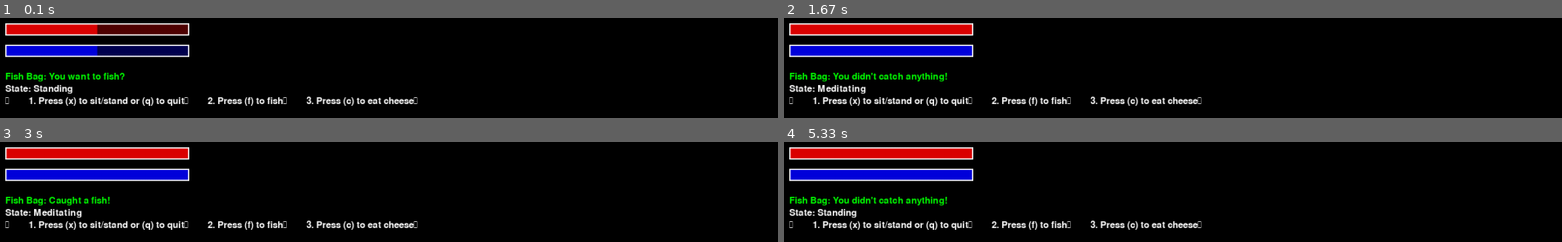
Above: before the commit, frames 1-4 (two rows, left to right).
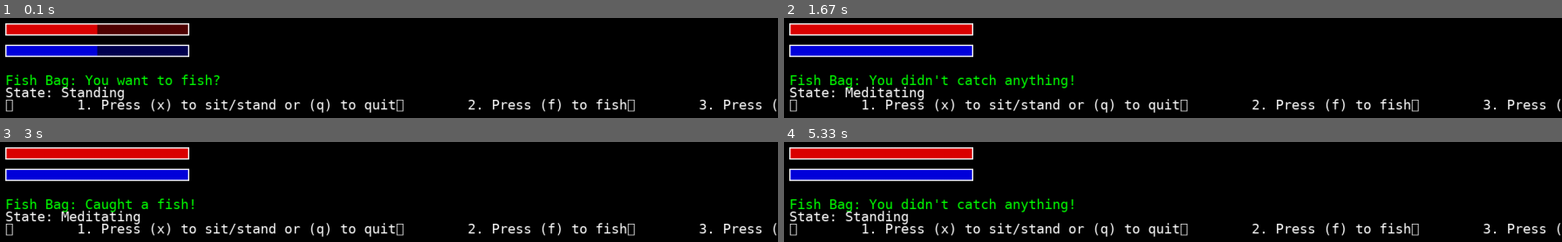
Above: after the commit, the same moments.

Repository: Sanguine-Hexcraft/arcanum
Game: pygame game, started from regeneration/regen_class.py
Two runs of this game, one before a commit and one after it. Both use one fixed random seed, a clock stepped at 60 frames per second and the inputs below.
Inputs:
- Up to frame 1 (0.1 s): no input
- Up to frame 2 (1.67 s): tap C at 0.33 s; tap F at 0.67 s; tap X at 1 s
- Up to frame 3 (3 s): tap X at 1.9, 2.2 s; tap F at 1.98 s
- Up to frame 4 (5.33 s): tap X at 3.47, 4.23, 5.3 s; tap F at 3.55 s

The runs differ from the first frame. In frame 1, 6.8% of the frame differs, in the area x 0-100%, y 54-95%; in frame 2, 7.5%; in frame 3, 6.8%; in frame 4, 7.3%.

Commit message:
experiments with font selection and testing

Diff:
--- a/regeneration/regen_class.py
+++ b/regeneration/regen_class.py
@@ -6,9 +6,11 @@
 screen = pygame.display.set_mode((1280, 720))
 pygame.display.set_caption("Regenerator")
 clock = pygame.time.Clock()
-font = pygame.font.SysFont(None, 22)
+font = pygame.font.SysFont("dejavusansmono", 22)
+font_list = pygame.sysfont.get_fonts
 
-
+#for font in font_list():
+    #print(font)
 
 # ------ Player Class -------
 class Player:
@@ -38,8 +40,8 @@
             return "You didn't catch anything!"
 
     def cheese(self):
-        self.hp = 200
-        self.mana = 200
+        self.hp = self.max_hp
+        self.mana = self.max_mana
 
 # ------ Create Player ------
 player = Player()
@@ -51,7 +53,7 @@
 BAR_X = 20
 HP_Y = 50
 MANA_Y = 85
-FISH_RESULT = "You want to fish?"
+fish_result = "You want to fish?"
 
 # ------ Main Loop ------
 running = True
@@ -73,7 +75,7 @@
                 running = False
 
             if event.key == pygame.K_f:
-                FISH_RESULT = player.fish()
+                fish_result = player.fish()
 
             if event.key == pygame.K_c:
                 player.cheese()
@@ -100,7 +102,7 @@
     # Text
 
     fish_text = font.render(
-        f"Fish Bag: {FISH_RESULT}",
+        f"Fish Bag: {fish_result}",
         True,
         ("green")
     )
@@ -136,4 +138,8 @@
 
     pygame.display.flip()
 
+
+    # ===== DEBUGGER =====
+    # print(f"Fonts: {font_list()}")
+
 pygame.quit()
